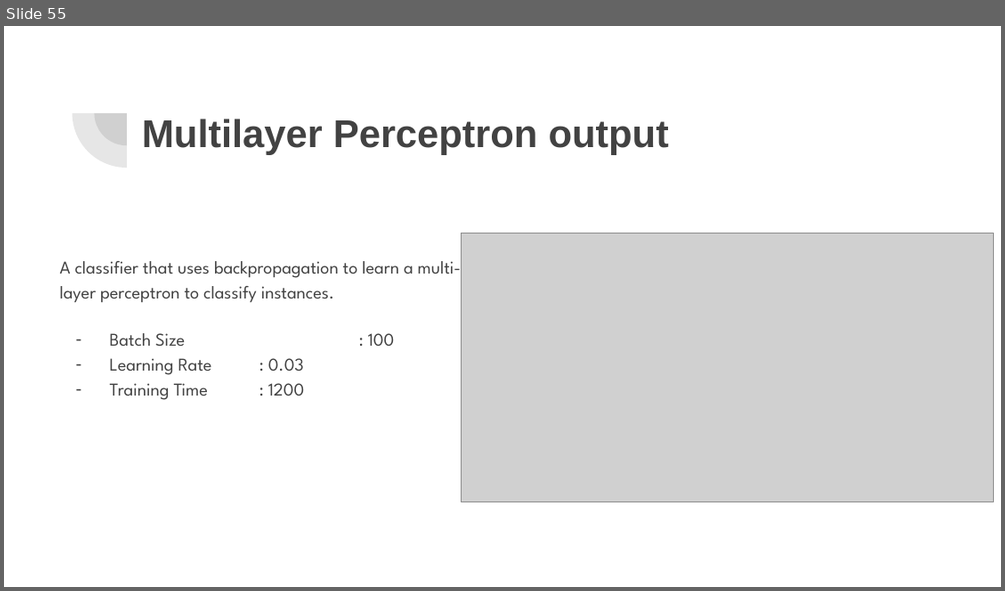
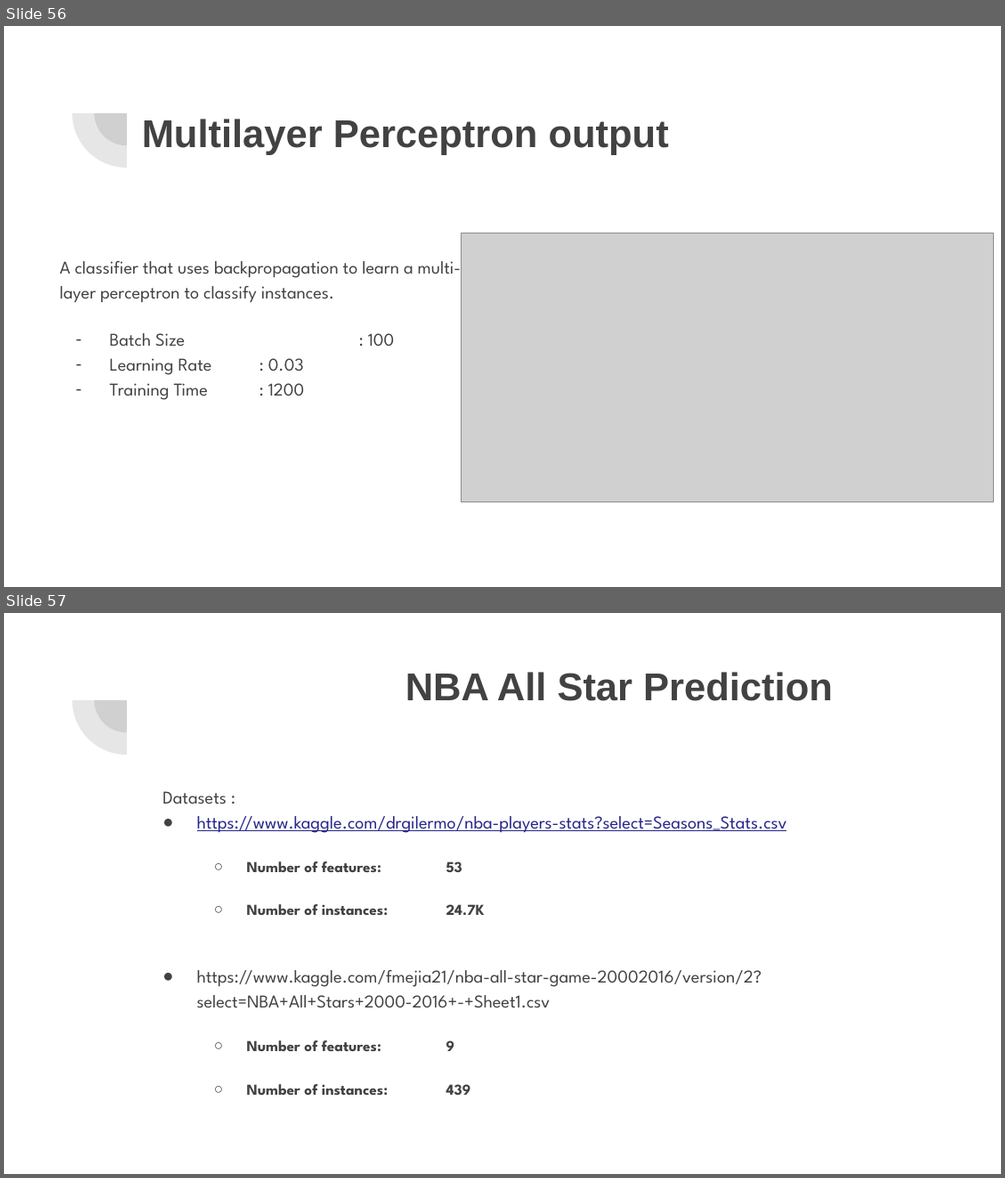
Before and after one commit to shpatgashi/machine_learning_experiments, a slide deck: Machine Learning.pptx. Shown one above the other, each under a label of ours: slide 55 before the commit, slides 56 and 57 after it. The pictures are 1005x591 and 1005x1178 pixels, drawn with LibreOffice and Linux fonts; fonts in the diff are those of the drawing; grey boxes stand for pictures. Boxes give left, top, right and bottom in pixels: in the first picture for what was removed or moved away, otherwise in the second. Text is boxed around its words. In the diff, an @@ line names an element or a change of style, - is before the commit and + after.

```diff
--- a/Machine Learning.pptx
+++ b/Machine Learning.pptx
@@ slide 57 added at [4,613,1001,1174], background #FFFFFF; not listed: 2 template elements that a slide beside it also shows @@
@@ title added at [405,672,833,701], 28 pt, text #424242, bold @@
+NBA All Star Prediction
@@ text added at [162,791,787,1094], 13 pt, text #424242 @@
+Datasets :
+● https://www.kaggle.com/drgilermo/nba-players-stats?select=Seasons_Stats.csv
+  ○ Number of features: 53
+  ○ Number of instances: 24.7K
+● https://www.kaggle.com/fmejia21/nba-all-star-game-20002016/version/2?select=NBA+All+Stars+2000-2016+-+Sheet1.csv
+  ○ Number of features: 9
+  ○ Number of instances: 439
@@ what was slide 55 is now slide 56 @@
```
Also in this commit, not shown: 1 slide changed, 11 other slides added.
